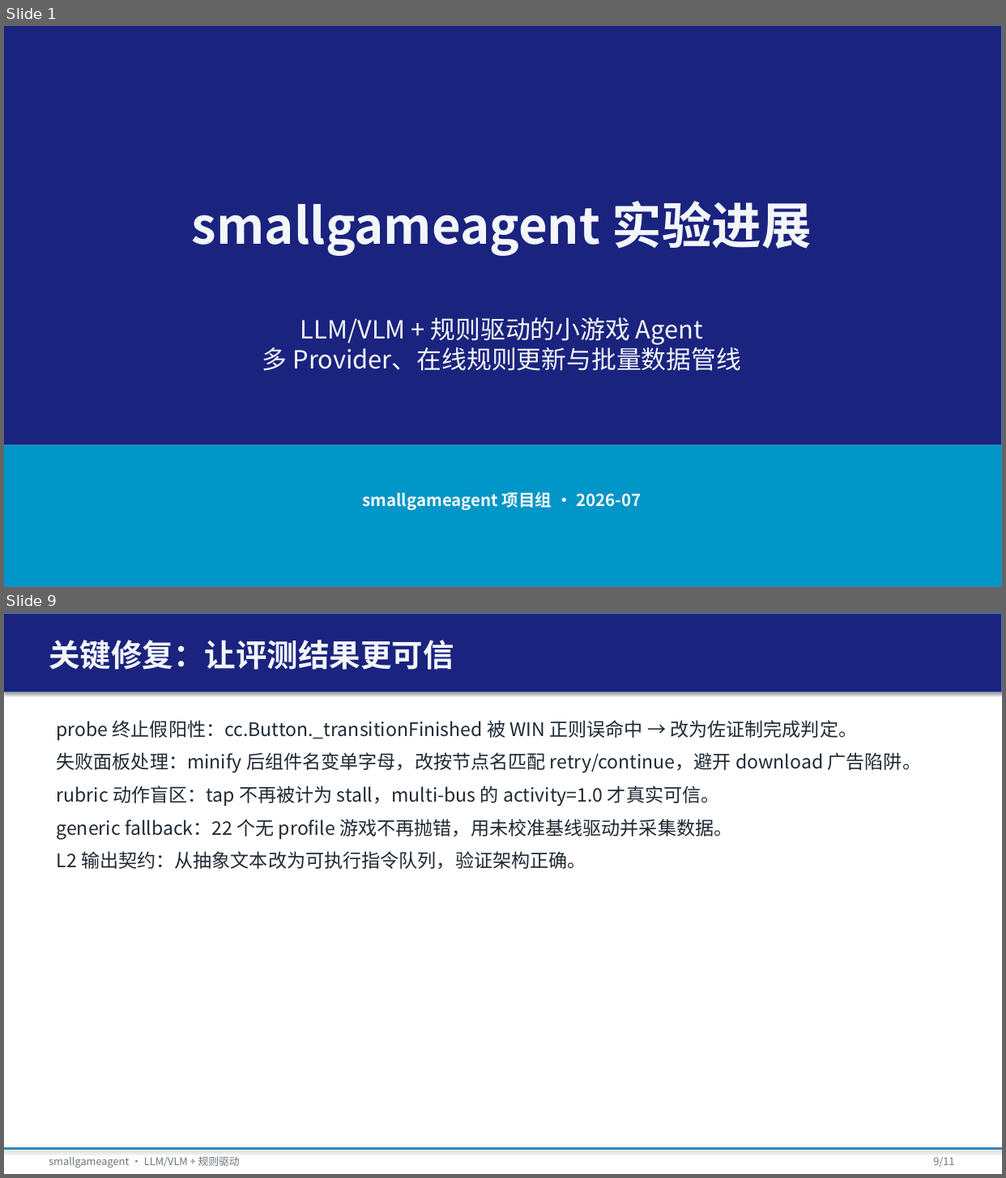
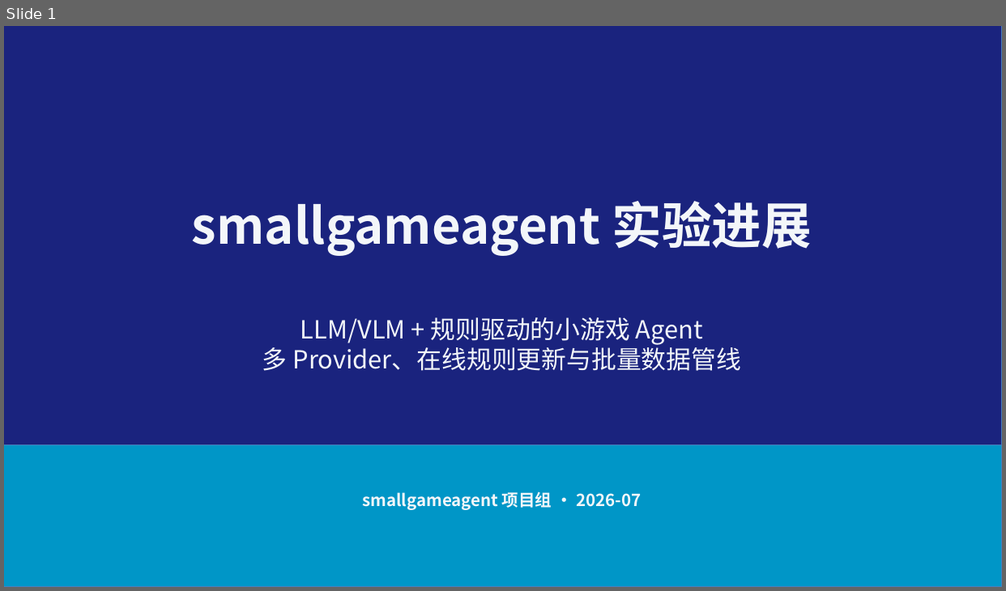
Before and after one commit to tzhazuma/smallgameagent, a slide deck: reports/smallgameagent_report.pptx. Shown one above the other, each under a label of ours: slides 1 and 9 before the commit, slide 1 after it; the slides between them are not shown. The pictures are 1006x1178 and 1006x591 pixels, drawn with LibreOffice and Linux fonts; fonts in the diff are those of the drawing. Boxes give left, top, right and bottom in pixels: in the first picture for what was removed or moved away, otherwise in the second. Text is boxed around its words. In the diff, an @@ line names an element or a change of style, - is before the commit and + after.

```diff
--- a/reports/smallgameagent_report.pptx
+++ b/reports/smallgameagent_report.pptx
@@ slide 9 removed at box(4, 613, 1002, 1174), background #FFFFFF @@
@@ rectangle removed at box(4, 613, 1002, 692) @@
@@ text removed at box(49, 640, 454, 670) @@
-关键修复：让评测结果更可信
@@ text removed at box(56, 720, 922, 870) @@
-probe 终止假阳性：cc.Button._transitionFinished 被 WIN 正则误命中 → 改为佐证制完成判定。
-失败面板处理：minify 后组件名变单字母，改按节点名匹配 retry/continue，避开 download 广告陷阱。
-rubric 动作盲区：tap 不再被计为 stall，multi-bus 的 activity=1.0 才真实可信。
-generic fallback：22 个无 profile 游戏不再抛错，用未校准基线驱动并采集数据。
-L2 输出契约：从抽象文本改为可执行指令队列，验证架构正确。
@@ rectangle removed at box(4, 1148, 1002, 1150) @@
@@ text removed at box(49, 1157, 240, 1168) @@
-smallgameagent · LLM/VLM + 规则驱动
@@ text removed at box(933, 1157, 954, 1167) @@
-9/11
```
Also in this commit, not shown: 8 slides changed, 13 slides added, 1 other slide removed, 8 other files.
